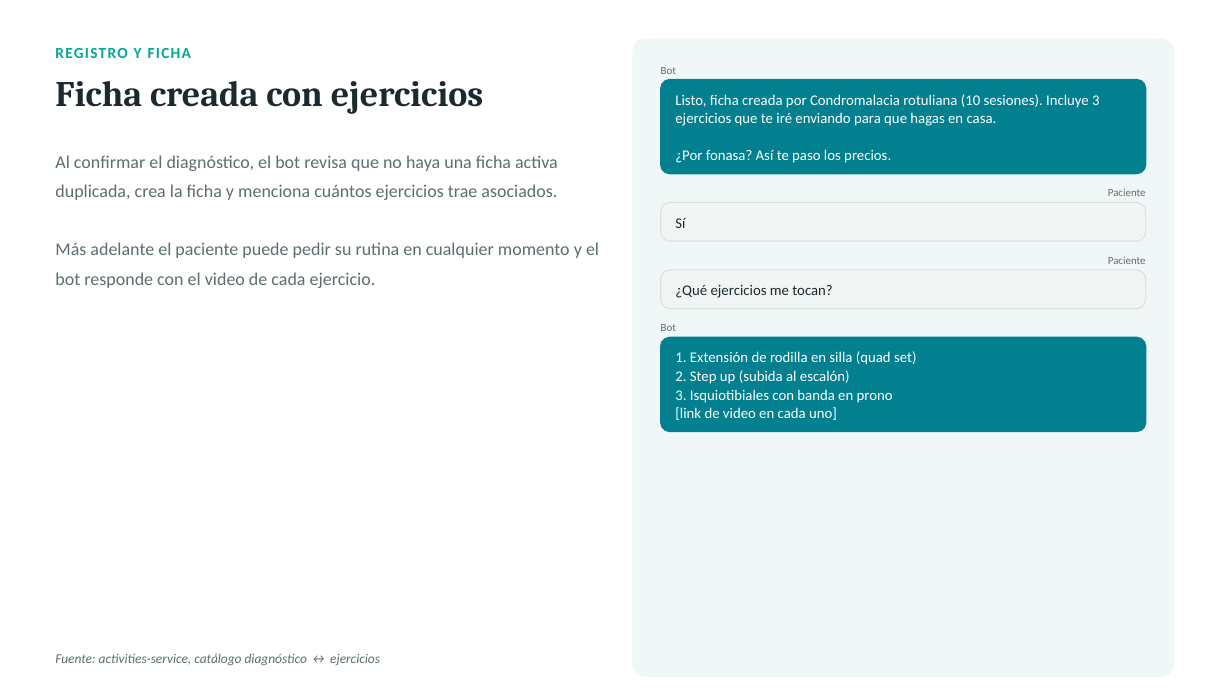
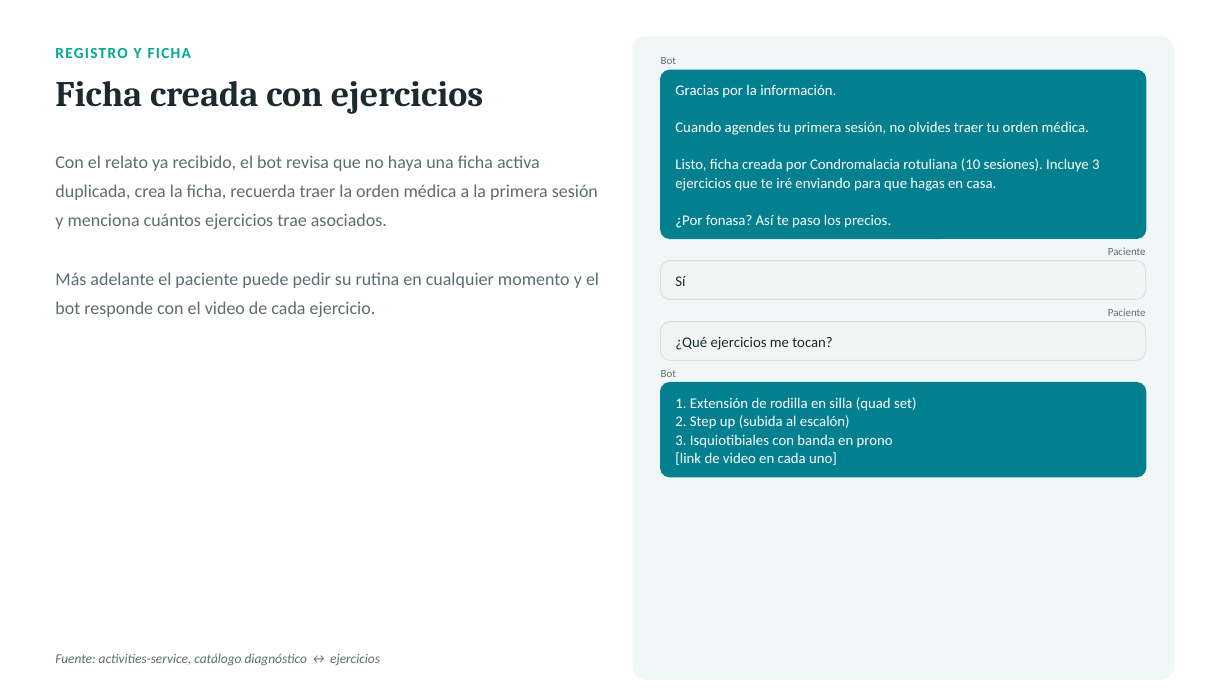
Before and after one commit to rjrodriguezh/meta-ai-agent, a slide deck: slide 6 of docs/flujos_bot_kinesiologia.pptx (slide 5 before the commit). Drawn at 1232x693 pixels with LibreOffice and Linux fonts; fonts in the diff are those of the drawing. Boxes give left, top, right and bottom in pixels: in the first picture for what was removed or moved away, otherwise in the second. Text is boxed around its words. In the diff, an @@ line names an element or a change of style, - is before the commit and + after.

```diff
--- a/docs/flujos_bot_kinesiologia.pptx
+++ b/docs/flujos_bot_kinesiologia.pptx
@@ text "Bot": place and size @@
-text "Bot" at <box>661,67,676,74</box>
+text "Bot" at <box>661,57,676,64</box>
@@ rounded rectangle: place and size @@
-rounded rectangle at <box>661,79,1146,174</box>
+rounded rectangle at <box>661,70,1146,238</box>
@@ rounded rectangle at <box>661,70,1146,238</box>: proportions changed @@
@@ text at <box>675,84,1089,135</box>: paragraphs added @@
+Gracias por la información.
+Cuando agendes tu primera sesión, no olvides traer tu orden médica.
@@ text "Gracias por la información.": place and size @@
-text "Gracias por la información." at <box>675,94,1099,163</box>
+text "Gracias por la información." at <box>675,84,1099,228</box>
@@ text at <box>55,155,598,229</box>: text changed @@
-Al confirmar el diagnóstico, el bot revisa que no haya una ficha activa duplicada, crea la ficha y menciona cuántos ejercicios trae asociados.
+Con el relato ya recibido, el bot revisa que no haya una ficha activa duplicada, crea la ficha, recuerda traer la orden médica a la primera sesión y menciona cuántos ejercicios trae asociados.
@@ 2 texts, 1 rounded rectangle: place and size @@
-2 texts, 1 rounded rectangle at <box>661,188,1146,241</box>
+2 texts, 1 rounded rectangle at <box>661,247,1146,299</box>
@@ 2 texts, 1 rounded rectangle: place and size @@
-2 texts, 1 rounded rectangle at <box>661,256,1146,309</box>
+2 texts, 1 rounded rectangle at <box>661,308,1146,360</box>
@@ 2 texts, 1 rounded rectangle: place and size @@
-2 texts, 1 rounded rectangle at <box>661,324,1146,432</box>
+2 texts, 1 rounded rectangle at <box>661,370,1146,477</box>
```
Also in this commit, not shown: 5 other slides changed, 1 slide added, 4 other files.
